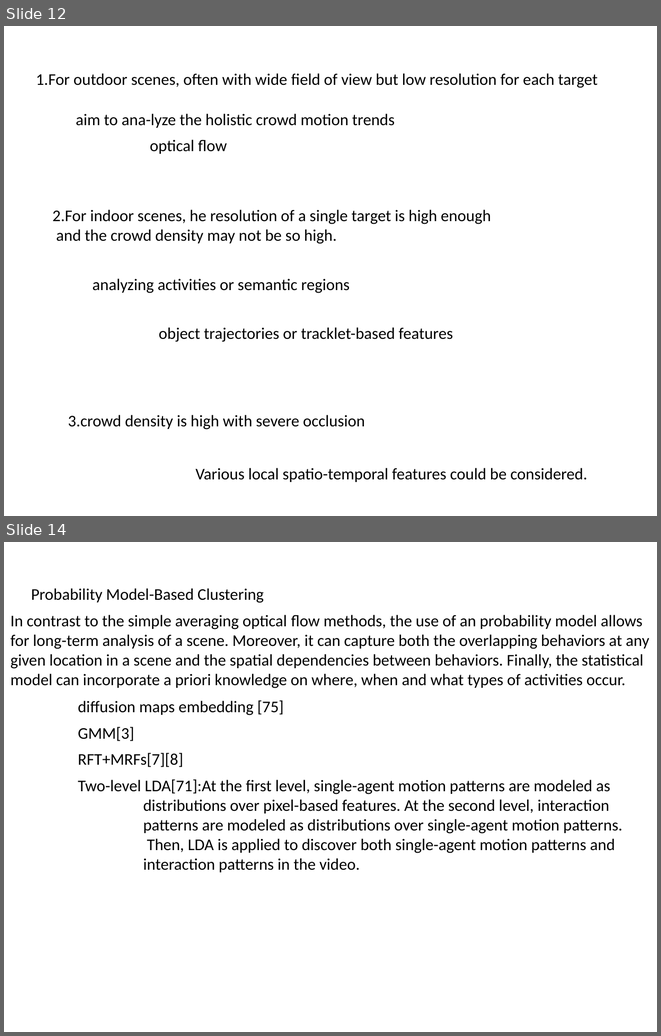
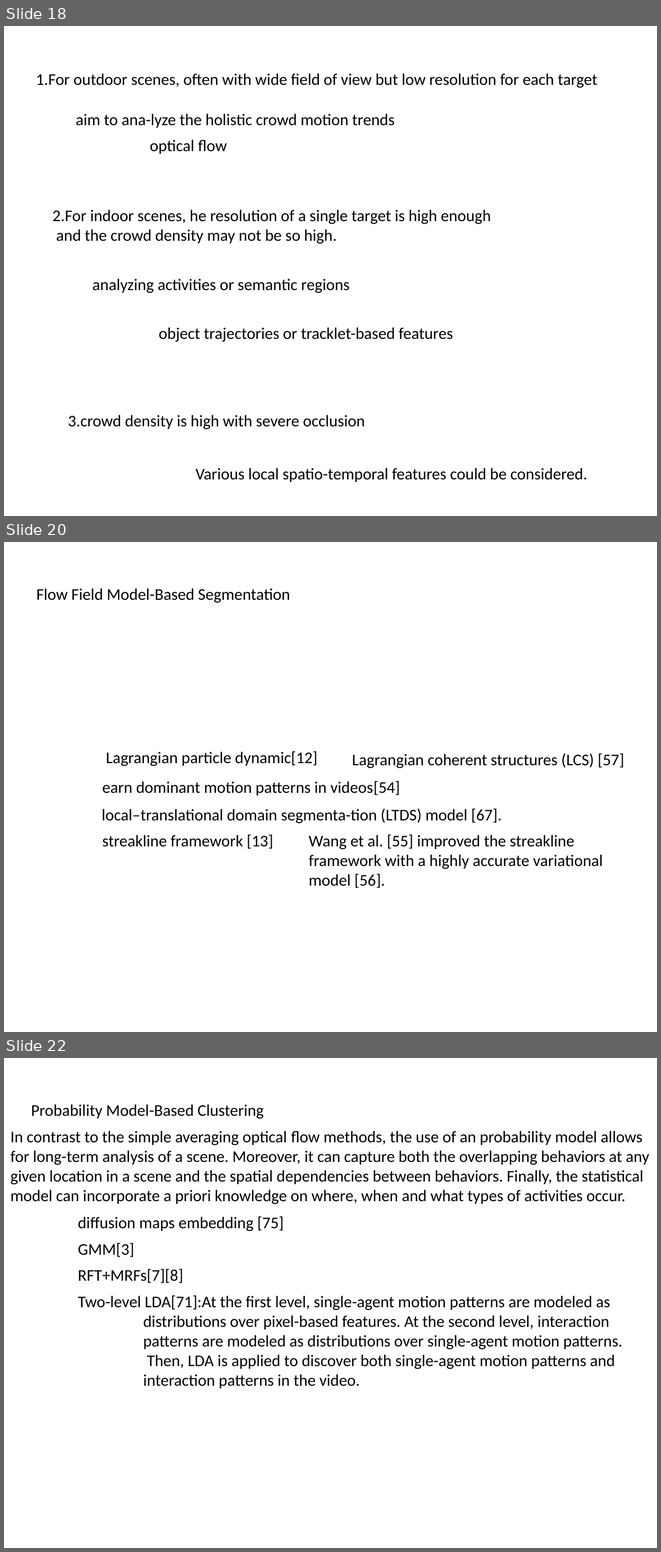
Before and after one commit to simayuhe/crowd-scene-survey, a slide deck: 群体行为分析综述.pptx. Shown one above the other, each under a label of ours: slides 12 and 14 before the commit, slides 18, 20 and 22 after it; the slides between them are not shown. The pictures are 661x1036 and 661x1552 pixels, drawn with LibreOffice and Linux fonts; fonts in the diff are those of the drawing. Boxes give left, top, right and bottom in pixels: in the first picture for what was removed or moved away, otherwise in the second. Text is boxed around its words. In the diff, an @@ line names an element or a change of style, - is before the commit and + after.

```diff
--- a/群体行为分析综述.pptx
+++ b/群体行为分析综述.pptx
@@ slide 20 added at (x1=4, y1=542, x2=657, y2=1032), background #FFFFFF @@
@@ text added at (x1=36, y1=588, x2=290, y2=603), 18 pt, text #000000 @@
+Flow Field Model-Based Segmentation
@@ text added at (x1=106, y1=751, x2=318, y2=766), 18 pt, text #000000 @@
+Lagrangian particle dynamic[12]
@@ text added at (x1=352, y1=753, x2=624, y2=768), 18 pt, text #000000 @@
+Lagrangian coherent structures (LCS) [57]
@@ text added at (x1=102, y1=780, x2=400, y2=795), 18 pt, text #000000 @@
+earn dominant motion patterns in videos[54]
@@ text added at (x1=102, y1=808, x2=502, y2=823), 18 pt, text #000000 @@
+local–translational domain segmenta-tion (LTDS) model [67].
@@ text added at (x1=102, y1=834, x2=273, y2=849), 18 pt, text #000000 @@
+streakline framework [13]
@@ text added at (x1=309, y1=834, x2=603, y2=888), 18 pt, text #000000 @@
+Wang et al. [55] improved the streakline framework with a highly accurate variational model [56].
@@ what was slide 12 is now slide 18 @@
@@ what was slide 14 is now slide 22 @@
```
Also in this commit, not shown: 5 slides changed, 10 other slides added, 1 slide removed.
